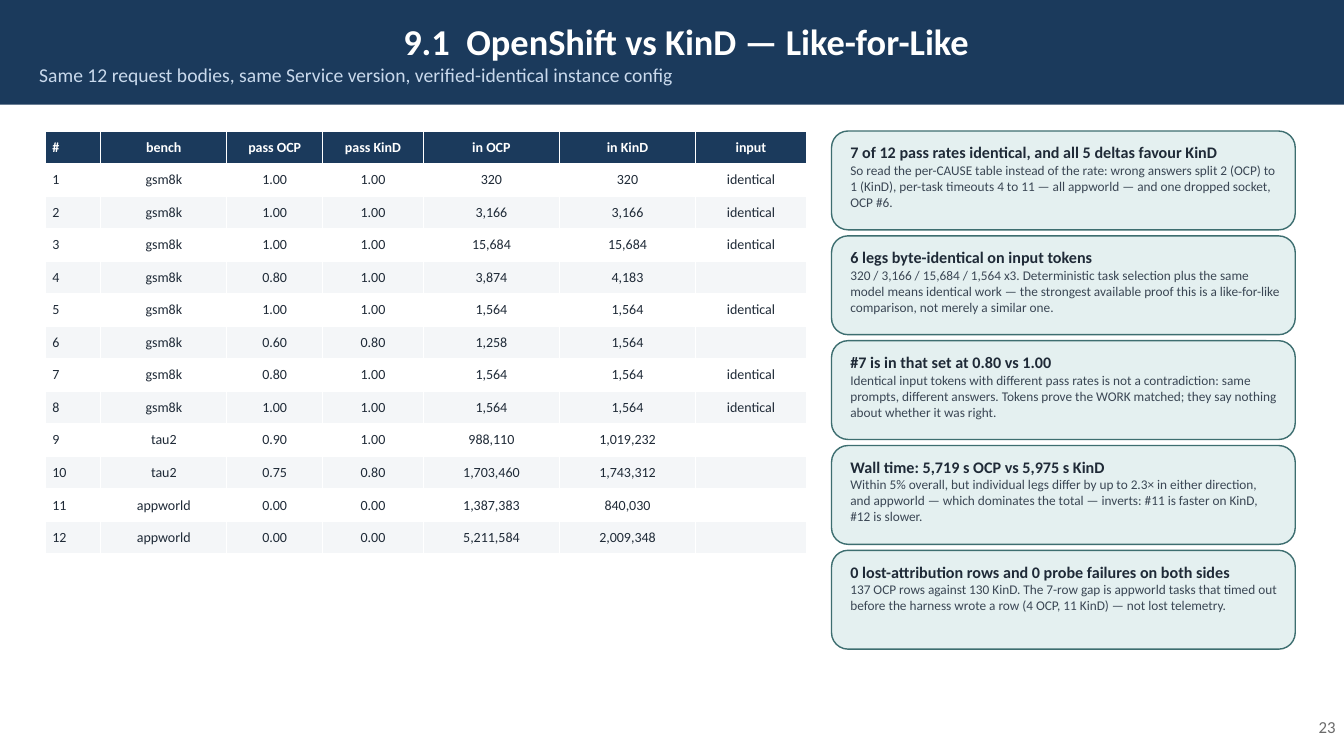
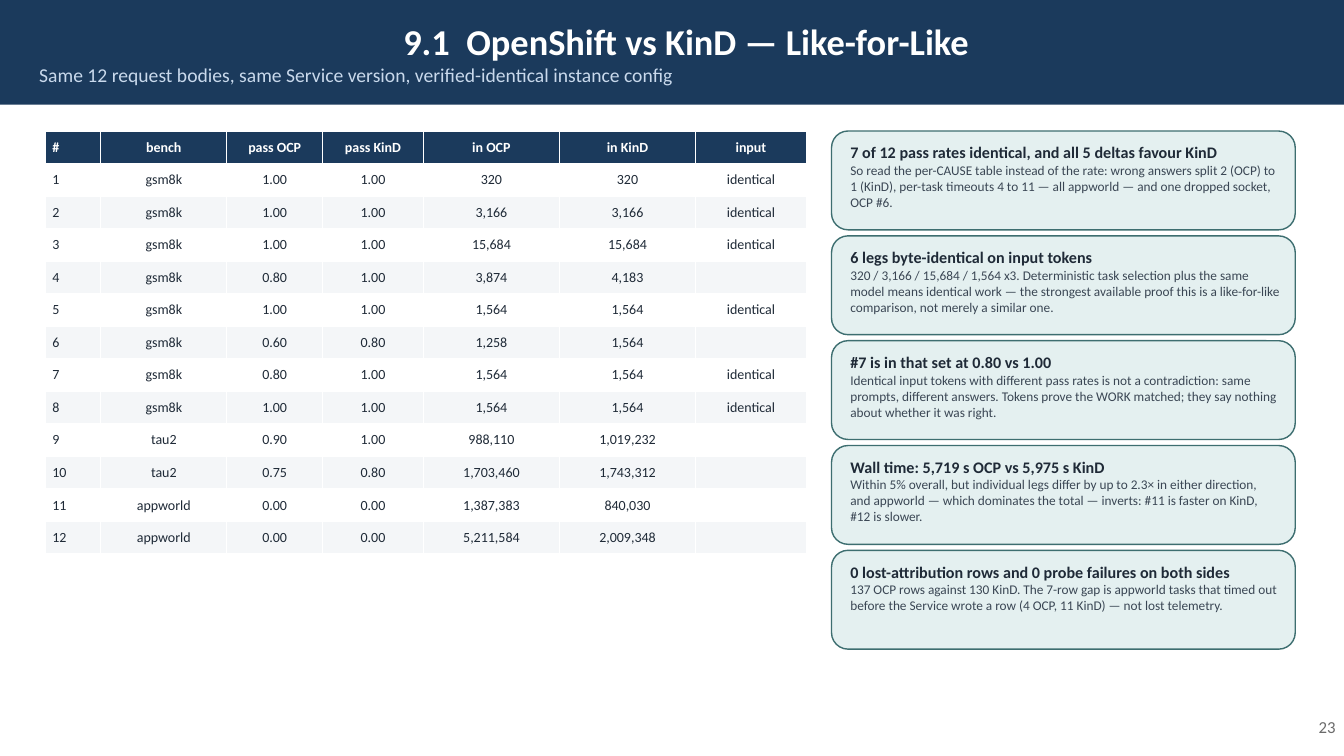
Before and after one commit to rossoctl/autobench, a slide deck: slide 23 of docs/AutoBench.pptx. Drawn at 1344x756 pixels with LibreOffice and Linux fonts; fonts in the diff are those of the drawing. Boxes give left, top, right and bottom in pixels: in the first picture for what was removed or moved away, otherwise in the second. Text is boxed around its words. In the diff, an @@ line names an element or a change of style, - is before the commit and + after.

```diff
--- a/docs/AutoBench.pptx
+++ b/docs/AutoBench.pptx
@@ text in rounded rectangle at bbox=[850, 585, 1276, 612]: text changed @@
-137 OCP rows against 130 KinD. The 7-row gap is appworld tasks that timed out before the harness wrote a row (4 OCP, 11 KinD) — not lost telemetry.
+137 OCP rows against 130 KinD. The 7-row gap is appworld tasks that timed out before the Service wrote a row (4 OCP, 11 KinD) — not lost telemetry.
```
Also in this commit, not shown: 2 other slides changed, 13 other files.
